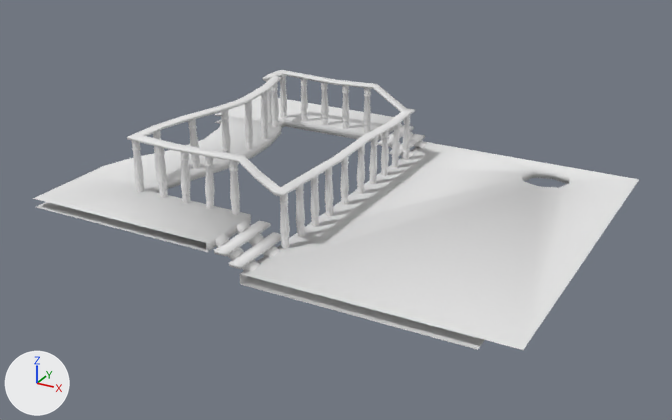
Two versions of the OBJ model Assets/Meshes/upper.obj, one commit apart.
Both versions are drawn from a 50 mm camera at (31.3, -28.0, 17.5) aimed at (16.4, -0.9, 4.0). The lights are fixed; the arrows at lower left show +X, +Y and +Z. Where no turn or scale is listed for an object, it has been applied to the vertices.

Names of what the first picture shows: 'upper'.
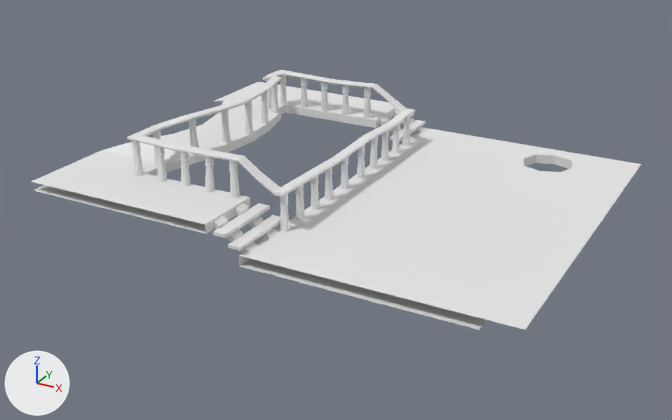
The newer file is also turned or shifted as a whole; pictures and numbers use the older file's frame.

Where the change shows, as pixel boxes [x1, y1, x2, y2] in the pictures (672 x 420 px; the box of a moved part takes in the faces that stretch with it):
'upper', reshaped (7% shorter): before [33, 70, 639, 350]; after [31, 70, 641, 330]
part 1 of me_upper, moved or reshaped: before [378, 125, 414, 146]; after [383, 112, 414, 131]
part 2 of me_upper, moved or reshaped: before [379, 134, 414, 157]; after [380, 116, 414, 142]
part 3 of me_upper, moved or reshaped: before [389, 134, 425, 156]; after [390, 120, 425, 141]
part 4 of me_upper, moved or reshaped: before [214, 220, 271, 256]; after [213, 203, 270, 238]
part 5 of me_upper, moved or reshaped: before [393, 123, 426, 147]; after [393, 108, 427, 133]
part 6 of me_upper, moved or reshaped: before [229, 232, 282, 269]; after [228, 215, 280, 251]
part 7 of me_upper, moved or reshaped: before [236, 220, 280, 256]; after [235, 203, 280, 239]
part 8 of me_upper, moved or reshaped: before [215, 233, 260, 271]; after [214, 215, 260, 253]
part 9 of me_upper, moved or reshaped: before [240, 142, 639, 350]; after [239, 128, 641, 330]
part 10 of me_upper, cut back: before [33, 88, 410, 252]; after [31, 82, 396, 234]

Patch to the scene script:
```diff
--- a/Assets/Meshes/upper.obj.py
+++ b/Assets/Meshes/upper.obj.py
@@ me_upper @@
 # used by ob_upper; location = (0.0, 0.0, 0.0)
-me_upper.from_pydata(...)  # 5812 vertices, 5535 faces; spans x 7.9..25.4, y -7.1..7.1, z 3.8..7.4
+me_upper.from_pydata(...)  # 3220 vertices, 2943 faces; spans x 7.9..25.4, y -7.1..7.1, z 4.4..7.4
+# me_upper part 1: the loose piece of 8 vertices spanning x 15.4..15.9, y 4.4..7.0, z 4.7..4.8 is moved by (0.0, 0.0, 0.6)
+# me_upper part 2: the loose piece of 28 vertices spanning x 15.2..16.8, y 5.0..5.5, z 4.0..5.0 is moved by (0.0, 0.0, 0.6)
+# me_upper part 3: the loose piece of 8 vertices spanning x 16.0..16.4, y 4.4..7.0, z 4.4..4.5 is moved by (0.0, 0.0, 0.6)
+# me_upper part 4: the loose piece of 8 vertices spanning x 15.4..15.9, y -7.0..-4.4, z 4.7..4.8 is moved by (0.0, 0.0, 0.6)
+# me_upper part 5: the loose piece of 28 vertices spanning x 15.2..16.8, y 6.3..6.8, z 4.0..5.0 is moved by (0.0, 0.0, 0.6)
+# me_upper part 6: the loose piece of 8 vertices spanning x 16.0..16.4, y -7.0..-4.4, z 4.4..4.5 is moved by (0.0, 0.0, 0.6)
+# me_upper part 7: the loose piece of 28 vertices spanning x 15.2..16.8, y -5.5..-5.0, z 4.0..5.0 is moved by (0.0, 0.0, 0.6)
+# me_upper part 8: the loose piece of 28 vertices spanning x 15.2..16.8, y -6.6..-6.2, z 4.0..5.0 is moved by (0.0, 0.0, 0.6)
+# me_upper part 9: the loose piece of 32 vertices spanning x 16.3..25.4, y -7.0..7.0, z 3.8..4.2 is moved by (0.0, 0.0, 0.6)
+# me_upper part 10: 3 vertices moved within x 12.3, y 0.0, z 6.0..7.3; 2643 vertices removed from x 7.9..16.8, y -7.1..7.1, z 4.1..5.9; 51 vertices added at x 7.9..15.2, y -7.1..7.1, z 5.3..6.0
+# me_upper part 11: the surface is now shaded flat
 me_upper.materials.append(mat_initialshadinggroup)
```
